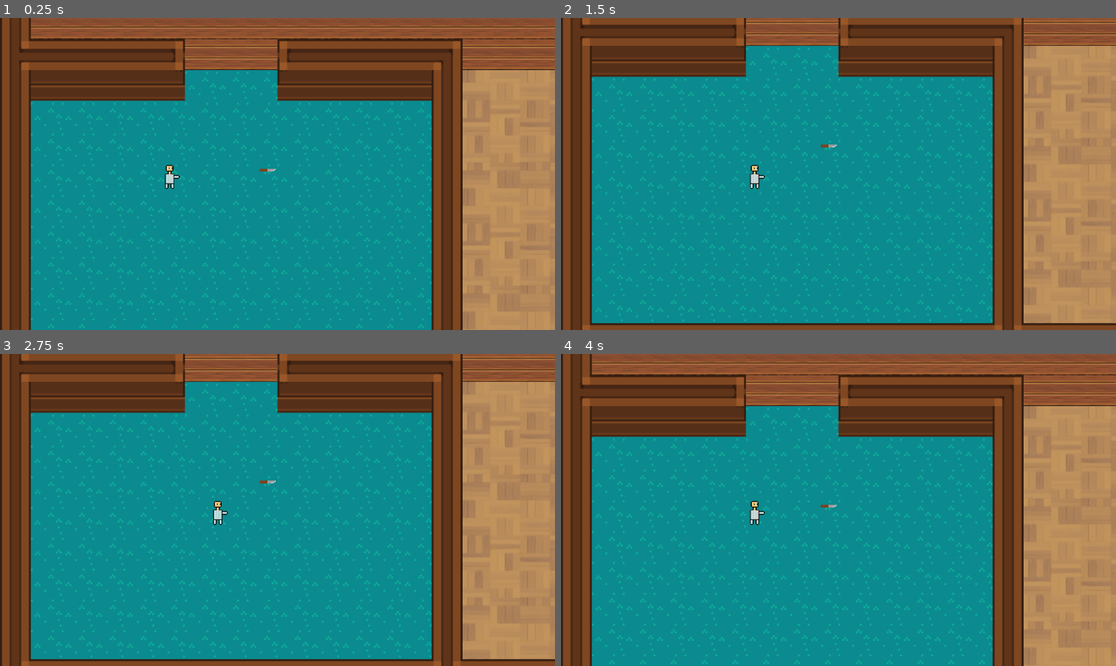
Above: before the commit, frames 1-4 (two rows, left to right).
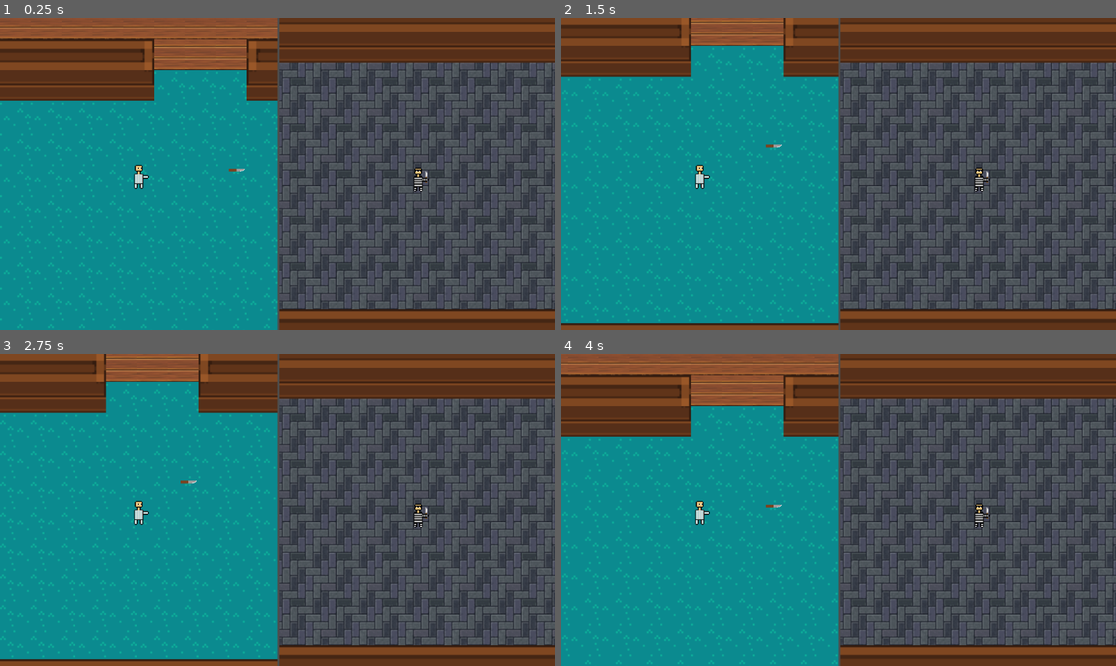
Above: after the commit, the same moments.

Repository: Quillen09/Burgle-Buddies
Game: Godot game, scene res://Scenes/camera control.tscn
Two runs of this game, one before a commit and one after it. Both use one fixed random seed, a clock stepped at 60 frames per second and the inputs below. Before the commit the project starts from res://Scenes/main.tscn.
Inputs:
- Up to frame 1 (0.25 s): no input
- Up to frame 2 (1.5 s): tap Enter at 0.5 s; hold D (right, bound only before the commit) 0.53-1.28 s; hold E (interact) 0.53-1.28 s; tap Space at 1.25 s; hold S (down, bound only before the commit) from 1.28 s (still down); tap E (interact) at 1.35 s
- Up to frame 3 (2.75 s): tap Enter at 2 s; release S (down, bound only before the commit) at 2.03 s; hold D (right, bound only before the commit) from 2.03 s (still down); hold E (interact) from 2.03 s (still down)
- Up to frame 4 (4 s): tap Space at 2.75 s; release D (right, bound only before the commit) at 2.78 s; release E (interact) at 2.78 s; hold W (up, bound only before the commit) 2.78-3.53 s; tap E (interact) at 2.85 s; tap Enter at 3.5 s; hold A (left, bound only before the commit) from 3.53 s (still down); hold E (interact) from 3.53 s (still down)

The runs differ from the first frame. In frame 1, 54% of the frame differs, in the area x 0-100%, y 0-100%; in frame 2, 58%; in frame 3, 59%; in frame 4, 58%.

Commit message:
make knife disappear, add burglar player, and add split screenmultiplayer

Diff:
--- a/BurgleBuddies/Interaction_Components/interacting_component.gd
+++ b/BurgleBuddies/Interaction_Components/interacting_component.gd
@@ -23,6 +23,7 @@
 	else:
 		interact_label.hide()
 
+
 func _sort_by_nearest(area1, area2):
 	var area1_dist = global_position.direction_to(area1.global_position)
 	var area2_dist = global_position.direction_to(area2.global_position)
--- /dev/null
+++ b/BurgleBuddies/Scenes/burglar.tscn
@@ -0,0 +1,22 @@
+[gd_scene load_steps=4 format=3 uid="uid://ynyrm0l786is"]
+
+[ext_resource type="Script" path="res://Scripts/burglar.gd" id="1_u1y21"]
+[ext_resource type="Texture2D" uid="uid://cxij2kpxb7xx5" path="res://Scenes/1740675768571.png" id="2_ur554"]
+
+[sub_resource type="RectangleShape2D" id="RectangleShape2D_3rbjr"]
+size = Vector2(38, 99)
+
+[node name="Burglar" type="CharacterBody2D"]
+position = Vector2(0, -37)
+scale = Vector2(0.5, 0.5)
+up_direction = Vector2(0, 1)
+script = ExtResource("1_u1y21")
+
+[node name="Sprite2D" type="Sprite2D" parent="."]
+position = Vector2(0, 12.5)
+scale = Vector2(0.1, 0.1)
+texture = ExtResource("2_ur554")
+
+[node name="CollisionShape2D" type="CollisionShape2D" parent="."]
+position = Vector2(0, 23)
+shape = SubResource("RectangleShape2D_3rbjr")
--- /dev/null
+++ b/BurgleBuddies/Scenes/camera control.tscn
@@ -0,0 +1,37 @@
+[gd_scene load_steps=3 format=3 uid="uid://dd4wy0j0um7q7"]
+
+[ext_resource type="Script" path="res://Scenes/camera_control.gd" id="1_1ul02"]
+[ext_resource type="PackedScene" uid="uid://0rtqamf1k7au" path="res://Scenes/main.tscn" id="2_v375j"]
+
+[node name="CameraControl" type="Node"]
+script = ExtResource("1_1ul02")
+
+[node name="HBoxContainer" type="HBoxContainer" parent="."]
+anchors_preset = 15
+anchor_right = 1.0
+anchor_bottom = 1.0
+offset_right = 4.0
+grow_horizontal = 2
+grow_vertical = 2
+
+[node name="SubViewportContainer" type="SubViewportContainer" parent="HBoxContainer"]
+layout_mode = 2
+
+[node name="SubViewport" type="SubViewport" parent="HBoxContainer/SubViewportContainer"]
+handle_input_locally = false
+size = Vector2i(576, 648)
+render_target_update_mode = 4
+
+[node name="Node2D" parent="HBoxContainer/SubViewportContainer/SubViewport" instance=ExtResource("2_v375j")]
+
+[node name="Camera2D" type="Camera2D" parent="HBoxContainer/SubViewportContainer/SubViewport"]
+
+[node name="SubViewportContainer2" type="SubViewportContainer" parent="HBoxContainer"]
+layout_mode = 2
+
+[node name="SubViewport" type="SubViewport" parent="HBoxContainer/SubViewportContainer2"]
+handle_input_locally = false
+size = Vector2i(576, 648)
+render_target_update_mode = 4
+
+[node name="Camera2D" type="Camera2D" parent="HBoxContainer/SubViewportContainer2/SubViewport"]
--- /dev/null
+++ b/BurgleBuddies/Scenes/camera_control.gd
@@ -0,0 +1,23 @@
+extends Node
+
+@onready var players := {
+	"1": {
+		viewport = $"HBoxContainer/SubViewportContainer/SubViewport",
+		camera = $"HBoxContainer/SubViewportContainer/SubViewport/Camera2D",
+		player = $"HBoxContainer/SubViewportContainer/SubViewport/Node2D/Resident"
+	},
+	"2": {
+		viewport = $"HBoxContainer/SubViewportContainer2/SubViewport",
+		camera = $"HBoxContainer/SubViewportContainer2/SubViewport/Camera2D",
+		player = $"HBoxContainer/SubViewportContainer/SubViewport/Node2D/Burglar"
+	}
+}
+
+
+func _ready() -> void:
+	players["2"].viewport.world_2d = players["1"].viewport.world_2d
+
+	for node in players.values():
+		var remote_transform := RemoteTransform2D.new()
+		remote_transform.remote_path = node.camera.get_path()
+		node.player.add_child(remote_transform)
--- a/BurgleBuddies/Scenes/knife.tscn
+++ b/BurgleBuddies/Scenes/knife.tscn
@@ -1,7 +1,7 @@
 [gd_scene load_steps=6 format=3 uid="uid://bawitcnxmknmx"]
 
 [ext_resource type="Texture2D" uid="uid://bldobpsikgmda" path="res://Scenes/1740679987064.png" id="1_vonna"]
-[ext_resource type="Script" path="res://Scenes/knife.gd" id="1_yhxuv"]
+[ext_resource type="Script" path="res://Scripts/knife.gd" id="1_yhxuv"]
 [ext_resource type="PackedScene" uid="uid://46g7g0whxhye" path="res://Interaction_Components/interactable.tscn" id="2_kpy3b"]
 
 [sub_resource type="RectangleShape2D" id="RectangleShape2D_viqfj"]
--- a/BurgleBuddies/Scenes/main.tscn
+++ b/BurgleBuddies/Scenes/main.tscn
@@ -1,12 +1,13 @@
-[gd_scene load_steps=14 format=4 uid="uid://0rtqamf1k7au"]
+[gd_scene load_steps=15 format=4 uid="uid://0rtqamf1k7au"]
 
 [ext_resource type="Texture2D" uid="uid://dswgk0fopp5l3" path="res://Assets/Inside_A2_supplement.png" id="1_7fsum"]
-[ext_resource type="PackedScene" uid="uid://cnk51647w7i0d" path="res://Scenes/player.tscn" id="2_dbokc"]
+[ext_resource type="PackedScene" uid="uid://cnk51647w7i0d" path="res://Scenes/resident.tscn" id="2_dbokc"]
 [ext_resource type="Texture2D" uid="uid://diru2ie6canrn" path="res://Assets/Walls.png" id="2_pe820"]
 [ext_resource type="Texture2D" uid="uid://bnh570w5cj4y6" path="res://Assets/Floor_1_32x32.png" id="3_o4oay"]
 [ext_resource type="Texture2D" uid="uid://b1wcb8gumhg12" path="res://Assets/Floor_3_32x32.png" id="4_c4vwr"]
 [ext_resource type="Texture2D" uid="uid://dvo03l31wj2bx" path="res://Assets/strokespritesheet20123.png" id="5_y1g2e"]
 [ext_resource type="PackedScene" uid="uid://bawitcnxmknmx" path="res://Scenes/knife.tscn" id="7_1y11f"]
+[ext_resource type="PackedScene" uid="uid://ynyrm0l786is" path="res://Scenes/burglar.tscn" id="8_2um7u"]
 
 [sub_resource type="TileSetAtlasSource" id="TileSetAtlasSource_6vhfd"]
 texture = ExtResource("1_7fsum")
@@ -1203,14 +1204,11 @@
 tile_set = SubResource("TileSet_sjsxd")
 use_kinematic_bodies = true
 
-[node name="Player" parent="." instance=ExtResource("2_dbokc")]
+[node name="Resident" parent="." instance=ExtResource("2_dbokc")]
 position = Vector2(-128, -72)
-
-[node name="Camera2D" type="Camera2D" parent="Player"]
-limit_left = -480
-limit_top = -1248
-limit_right = 2464
-limit_bottom = 416
 
 [node name="Knife" parent="." instance=ExtResource("7_1y11f")]
 position = Vector2(75, -82)
+
+[node name="Burglar" parent="." instance=ExtResource("8_2um7u")]
+position = Vector2(1609, -889)
--- a/BurgleBuddies/Scenes/player.tscn
+++ b/BurgleBuddies/Scenes/resident.tscn
@@ -1,13 +1,13 @@
 [gd_scene load_steps=5 format=3 uid="uid://cnk51647w7i0d"]
 
-[ext_resource type="Script" path="res://Scripts/player.gd" id="1_4mejw"]
+[ext_resource type="Script" path="res://Scripts/resident.gd" id="1_4mejw"]
 [ext_resource type="Texture2D" uid="uid://c2lmjh3lvbehf" path="res://Scenes/1740675762512.png" id="2_8wodu"]
 [ext_resource type="PackedScene" uid="uid://bgjqhailffipa" path="res://Interaction_Components/interacting_component.tscn" id="3_452lh"]
 
 [sub_resource type="RectangleShape2D" id="RectangleShape2D_f0bsv"]
 size = Vector2(38, 99)
 
-[node name="Player" type="CharacterBody2D"]
+[node name="Resident" type="CharacterBody2D"]
 position = Vector2(0, -31)
 scale = Vector2(0.5, 0.5)
 script = ExtResource("1_4mejw")
--- /dev/null
+++ b/BurgleBuddies/Scripts/burglar.gd
@@ -0,0 +1,21 @@
+extends CharacterBody2D
+
+@export var speed = 400
+@export var move_distance := 50
+
+var direction : Vector2 = Vector2()
+
+func _physics_process(_delta):
+	if Input.is_action_just_pressed("burg_right"):
+		position.x += move_distance
+	if Input.is_action_just_pressed("burg_left"):
+		position.x -= move_distance
+	if Input.is_action_just_pressed("burg_up"):
+		position.y -= move_distance
+	if Input.is_action_just_pressed("burg_down"):
+		position.y += move_distance
+
+	position.x = clamp(position.x, -430, 2414)
+	position.y = clamp(position.y, -1098, 266)
+
+	move_and_slide()
--- a/BurgleBuddies/Scenes/knife.gd
+++ b/BurgleBuddies/Scripts/knife.gd
@@ -2,6 +2,7 @@
 
 @onready var interactable: Area2D = $Interactable
 @onready var sprite_2d: Sprite2D = $Sprite2D
+signal picked_up
 
 func _ready() -> void:
 	interactable.interact = _on_interact
@@ -9,3 +10,5 @@
 func _on_interact():
 	interactable.is_interactable = false
 	print("knife was picked up")
+	$Sprite2D.visible = false
+	picked_up.emit()
--- a/BurgleBuddies/Scripts/player.gd
+++ b/BurgleBuddies/Scripts/resident.gd
@@ -13,13 +13,13 @@
 func _physics_process(_delta):
 	#read_input()
 
-	if Input.is_action_just_pressed("right"):
+	if Input.is_action_just_pressed("res_right"):
 		position.x += move_distance
-	if Input.is_action_just_pressed("left"):
+	if Input.is_action_just_pressed("res_left"):
 		position.x -= move_distance
-	if Input.is_action_just_pressed("up"):
+	if Input.is_action_just_pressed("res_up"):
 		position.y -= move_distance
-	if Input.is_action_just_pressed("down"):
+	if Input.is_action_just_pressed("res_down"):
 		position.y += move_distance
 
 	position.x = clamp(position.x, -430, 2414)
--- a/BurgleBuddies/project.godot
+++ b/BurgleBuddies/project.godot
@@ -11,34 +11,30 @@
 [application]
 
 config/name="Burgle Buddies"
-run/main_scene="res://Scenes/main.tscn"
+run/main_scene="res://Scenes/camera control.tscn"
 config/features=PackedStringArray("4.3", "Forward Plus")
 config/icon="res://icon.svg"
 
 [input]
 
-up={
+res_up={
 "deadzone": 0.5,
 "events": [Object(InputEventKey,"resource_local_to_scene":false,"resource_name":"","device":0,"window_id":0,"alt_presse …(189 unchanged characters)…
-, Object(InputEventKey,"resource_local_to_scene":false,"resource_name":"","device":-1,"window_id":0,"alt_pressed":false,"shift_pressed":false,"ctrl_pressed":false,"meta_pressed":false,"pressed":false,"keycode":0,"physical_keycode":4194320,"key_label":0,"unicode":0,"location":0,"echo":false,"script":null)
 ]
 }
-down={
+res_down={
 "deadzone": 0.5,
 "events": [Object(InputEventKey,"resource_local_to_scene":false,"resource_name":"","device":-1,"window_id":0,"alt_press …(192 unchanged characters)…
-, Object(InputEventKey,"resource_local_to_scene":false,"resource_name":"","device":-1,"window_id":0,"alt_pressed":false,"shift_pressed":false,"ctrl_pressed":false,"meta_pressed":false,"pressed":false,"keycode":0,"physical_keycode":4194322,"key_label":0,"unicode":0,"location":0,"echo":false,"script":null)
 ]
 }
-left={
+res_left={
 "deadzone": 0.5,
 "events": [Object(InputEventKey,"resource_local_to_scene":false,"resource_name":"","device":-1,"window_id":0,"alt_press …(191 unchanged characters)…
-, Object(InputEventKey,"resource_local_to_scene":false,"resource_name":"","device":-1,"window_id":0,"alt_pressed":false,"shift_pressed":false,"ctrl_pressed":false,"meta_pressed":false,"pressed":false,"keycode":0,"physical_keycode":4194319,"key_label":0,"unicode":0,"location":0,"echo":false,"script":null)
 ]
 }
-right={
+res_right={
 "deadzone": 0.5,
 "events": [Object(InputEventKey,"resource_local_to_scene":false,"resource_name":"","device":-1,"window_id":0,"alt_press …(192 unchanged characters)…
-, Object(InputEventKey,"resource_local_to_scene":false,"resource_name":"","device":-1,"window_id":0,"alt_pressed":false,"shift_pressed":false,"ctrl_pressed":false,"meta_pressed":false,"pressed":false,"keycode":0,"physical_keycode":4194321,"key_label":0,"unicode":0,"location":0,"echo":false,"script":null)
 ]
 }
 interact={
@@ -46,6 +42,26 @@
 "events": [Object(InputEventKey,"resource_local_to_scene":false,"resource_name":"","device":-1,"window_id":0,"alt_press …(192 unchanged characters)…
 ]
 }
+burg_up={
+"deadzone": 0.5,
+"events": [Object(InputEventKey,"resource_local_to_scene":false,"resource_name":"","device":-1,"window_id":0,"alt_pressed":false,"shift_pressed":false,"ctrl_pressed":false,"meta_pressed":false,"pressed":false,"keycode":0,"physical_keycode":4194320,"key_label":0,"unicode":0,"location":0,"echo":false,"script":null)
+]
+}
+burg_down={
+"deadzone": 0.5,
+"events": [Object(InputEventKey,"resource_local_to_scene":false,"resource_name":"","device":-1,"window_id":0,"alt_pressed":false,"shift_pressed":false,"ctrl_pressed":false,"meta_pressed":false,"pressed":false,"keycode":0,"physical_keycode":4194322,"key_label":0,"unicode":0,"location":0,"echo":false,"script":null)
+]
+}
+burg_right={
+"deadzone": 0.5,
+"events": [Object(InputEventKey,"resource_local_to_scene":false,"resource_name":"","device":-1,"window_id":0,"alt_pressed":false,"shift_pressed":false,"ctrl_pressed":false,"meta_pressed":false,"pressed":false,"keycode":0,"physical_keycode":4194321,"key_label":0,"unicode":0,"location":0,"echo":false,"script":null)
+]
+}
+burg_left={
+"deadzone": 0.5,
+"events": [Object(InputEventKey,"resource_local_to_scene":false,"resource_name":"","device":-1,"window_id":0,"alt_pressed":false,"shift_pressed":false,"ctrl_pressed":false,"meta_pressed":false,"pressed":false,"keycode":0,"physical_keycode":4194319,"key_label":0,"unicode":0,"location":0,"echo":false,"script":null)
+]
+}
 
 [layer_names]
 
Not shown, removed: BurgleBuddies/Scenes/pla4C3B.tmp
Not shown, changed: BurgleBuddies/exports/index.html
Not shown, changed: BurgleBuddies/exports/index.pck
